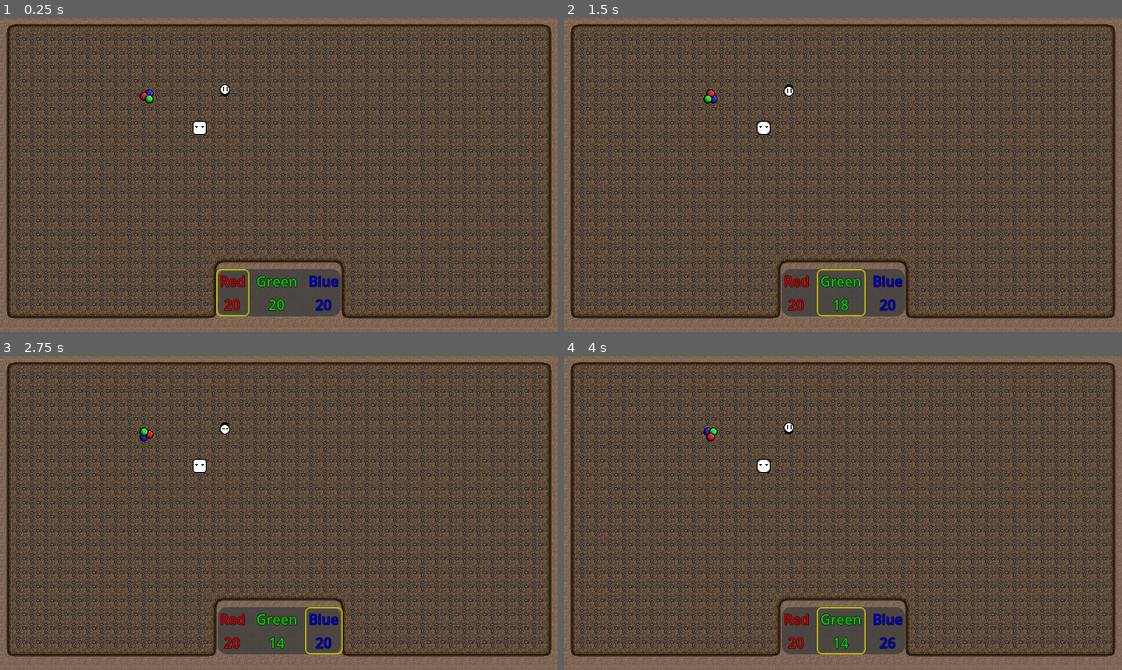
Above: before the commit, frames 1-4 (two rows, left to right).
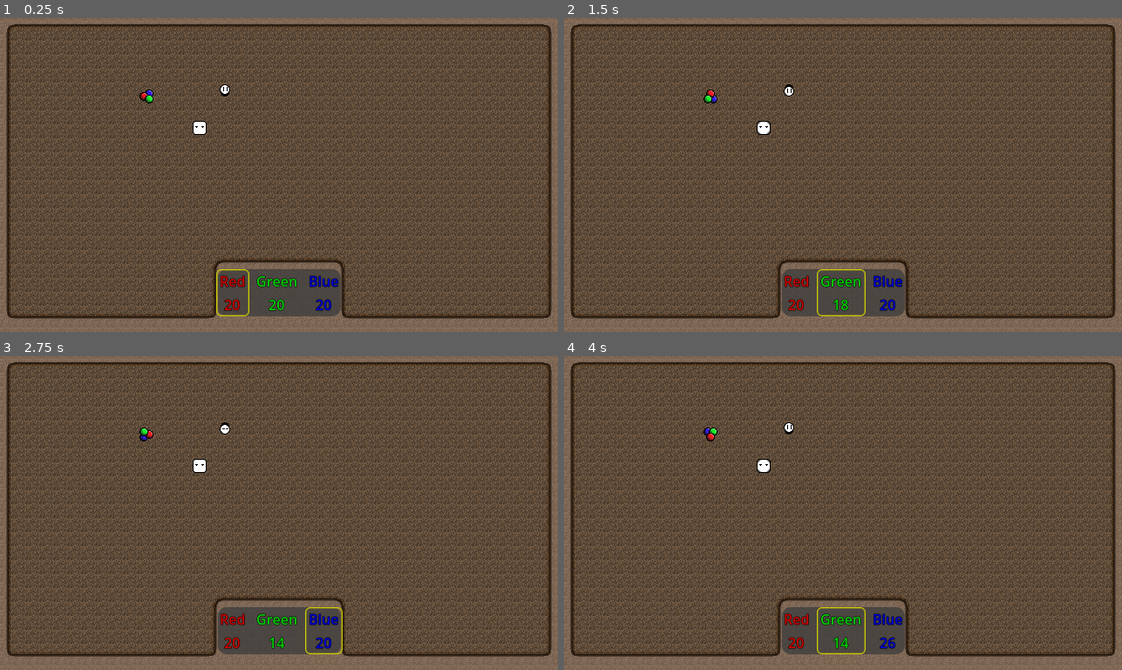
Above: after the commit, the same moments.

Repository: Degenerate-Games/shadows-below
Game: Godot game, scene res://scenes/sprite_Test.tscn
Two runs of this game, one before a commit and one after it. Both use one fixed random seed, a clock stepped at 60 frames per second and the inputs below.
Inputs:
- Up to frame 1 (0.25 s): no input
- Up to frame 2 (1.5 s): hold L (mixing_ui_right) 0.53-1.28 s; hold K (mixing_ui_down) from 1.28 s (still down)
- Up to frame 3 (2.75 s): release K (mixing_ui_down) at 2.03 s; hold L (mixing_ui_right) from 2.03 s (still down)
- Up to frame 4 (4 s): tap Enter at 2.75 s; release L (mixing_ui_right) at 2.78 s; hold I (mixing_ui_up) 2.78-3.53 s; hold J (mixing_ui_left) from 3.53 s (still down)

The runs differ from the first frame. In frame 1, 15% of the frame differs, in the area x 2-98%, y 5-93%; in frame 2, 15%; in frame 3, 15%; in frame 4, 15%.

Commit message:
Added to dirt Tilemap

Diff:
--- a/scenes/sprite_Test.tscn
+++ b/scenes/sprite_Test.tscn
@@ -1,10 +1,10 @@
-[gd_scene load_steps=35 format=3 uid="uid://crv22x3upwybd"]
+[gd_scene load_steps=35 format=3 uid="uid://1vullgdq6euv"]
 
 [ext_resource type="Texture2D" uid="uid://cf24sdexc2bd1" path="res://assets/sprites/shade_idle.png" id="1_g7wa0"]
 [ext_resource type="Texture2D" uid="uid://b0u655oc16fjh" path="res://assets/sprites/light1_idle.png" id="2_ju20j"]
 [ext_resource type="Texture2D" uid="uid://bsg68icdrfnn5" path="res://assets/sprites/light2_idle.png" id="3_2oxgm"]
 [ext_resource type="Texture2D" uid="uid://cngkh8xs6yovm" path="res://assets/levels/dirt/dirtLevel_Tilemap.png" id="4_01l63"]
-[ext_resource type="PackedScene" uid="uid://m4ui3dwr517g" path="res://scenes/color_mixing_ui.tscn" id="5_3bj74"]
+[ext_resource type="PackedScene" uid="uid://m4ui3dwr517g" path="res://scenes/color_mixing_uI.tscn" id="5_3bj74"]
 
 [sub_resource type="AtlasTexture" id="AtlasTexture_j87w6"]
 atlas = ExtResource("1_g7wa0")
@@ -294,12 +294,15 @@
 0:3/0 = 0
 0:3/0/physics_layer_0/linear_velocity = Vector2(0, 0)
 0:3/0/physics_layer_0/angular_velocity = 0.0
+0:3/0/physics_layer_0/polygon_0/points = PackedVector2Array(-8, -8, -8, 8, 4, 8, 8, 4, 8, -8)
 1:3/0 = 0
 1:3/0/physics_layer_0/linear_velocity = Vector2(0, 0)
 1:3/0/physics_layer_0/angular_velocity = 0.0
+1:3/0/physics_layer_0/polygon_0/points = PackedVector2Array(-8, -8, -8, 4, 8, 4, 8, -8)
 2:3/0 = 0
 2:3/0/physics_layer_0/linear_velocity = Vector2(0, 0)
 2:3/0/physics_layer_0/angular_velocity = 0.0
+2:3/0/physics_layer_0/polygon_0/points = PackedVector2Array(-8, -8, -8, 4, -4, 8, 8, 8, 8, -8)
 3:3/0 = 0
 3:3/0/physics_layer_0/linear_velocity = Vector2(0, 0)
 3:3/0/physics_layer_0/angular_velocity = 0.0
@@ -322,36 +325,45 @@
 0:4/0 = 0
 0:4/0/physics_layer_0/linear_velocity = Vector2(0, 0)
 0:4/0/physics_layer_0/angular_velocity = 0.0
+0:4/0/physics_layer_0/polygon_0/points = PackedVector2Array(-8, -8, -8, 8, 4, 8, 4, -8)
 1:4/0 = 0
 1:4/0/physics_layer_0/linear_velocity = Vector2(0, 0)
 1:4/0/physics_layer_0/angular_velocity = 0.0
 2:4/0 = 0
 2:4/0/physics_layer_0/linear_velocity = Vector2(0, 0)
 2:4/0/physics_layer_0/angular_velocity = 0.0
+2:4/0/physics_layer_0/polygon_0/points = PackedVector2Array(-4, -8, -4, 8, 8, 8, 8, -8)
 3:4/0 = 0
 3:4/0/physics_layer_0/linear_velocity = Vector2(0, 0)
 3:4/0/physics_layer_0/angular_velocity = 0.0
 4:4/0 = 0
 4:4/0/physics_layer_0/linear_velocity = Vector2(0, 0)
 4:4/0/physics_layer_0/angular_velocity = 0.0
+4:4/0/physics_layer_0/polygon_0/points = PackedVector2Array(-8, -4, -4, -4, -4, -8, 4, -8, 4, -4, 8, -4, 8, 4, -8, 4)
 5:4/0 = 0
 5:4/0/physics_layer_0/linear_velocity = Vector2(0, 0)
 5:4/0/physics_layer_0/angular_velocity = 0.0
+5:4/0/physics_layer_0/polygon_0/points = PackedVector2Array(-8, 4, -4, 4, -4, 8, 4, 8, 4, 4, 8, 4, 8, -4, -8, -4)
 6:4/0 = 0
 6:4/0/physics_layer_0/linear_velocity = Vector2(0, 0)
 6:4/0/physics_layer_0/angular_velocity = 0.0
+6:4/0/physics_layer_0/polygon_0/points = PackedVector2Array(4, 8, 4, 4, 8, 4, 8, -4, 4, -4, 4, -8, -4, -8, -4, 8)
 7:4/0 = 0
 7:4/0/physics_layer_0/linear_velocity = Vector2(0, 0)
 7:4/0/physics_layer_0/angular_velocity = 0.0
+7:4/0/physics_layer_0/polygon_0/points = PackedVector2Array(-4, 8, -4, 4, -8, 4, -8, -4, -4, -4, -4, -8, 4, -8, 4, 8)
 0:5/0 = 0
 0:5/0/physics_layer_0/linear_velocity = Vector2(0, 0)
 0:5/0/physics_layer_0/angular_velocity = 0.0
+0:5/0/physics_layer_0/polygon_0/points = PackedVector2Array(-8, -8, -8, 8, 8, 8, 8, -4, 4, -8)
 1:5/0 = 0
 1:5/0/physics_layer_0/linear_velocity = Vector2(0, 0)
 1:5/0/physics_layer_0/angular_velocity = 0.0
+1:5/0/physics_layer_0/polygon_0/points = PackedVector2Array(-8, -4, -8, 8, 8, 8, 8, -4)
 2:5/0 = 0
 2:5/0/physics_layer_0/linear_velocity = Vector2(0, 0)
 2:5/0/physics_layer_0/angular_velocity = 0.0
+2:5/0/physics_layer_0/polygon_0/points = PackedVector2Array(-8, -4, -8, 8, 8, 8, 8, -8, -4, -8)
 3:5/0 = 0
 3:5/0/physics_layer_0/linear_velocity = Vector2(0, 0)
 3:5/0/physics_layer_0/angular_velocity = 0.0
Binary file changed: assets/levels/dirt/dirtLevel_Tilemap.png
Not shown, changed: !!! DONT SHIP/PSDs/dirtLevel.psd
